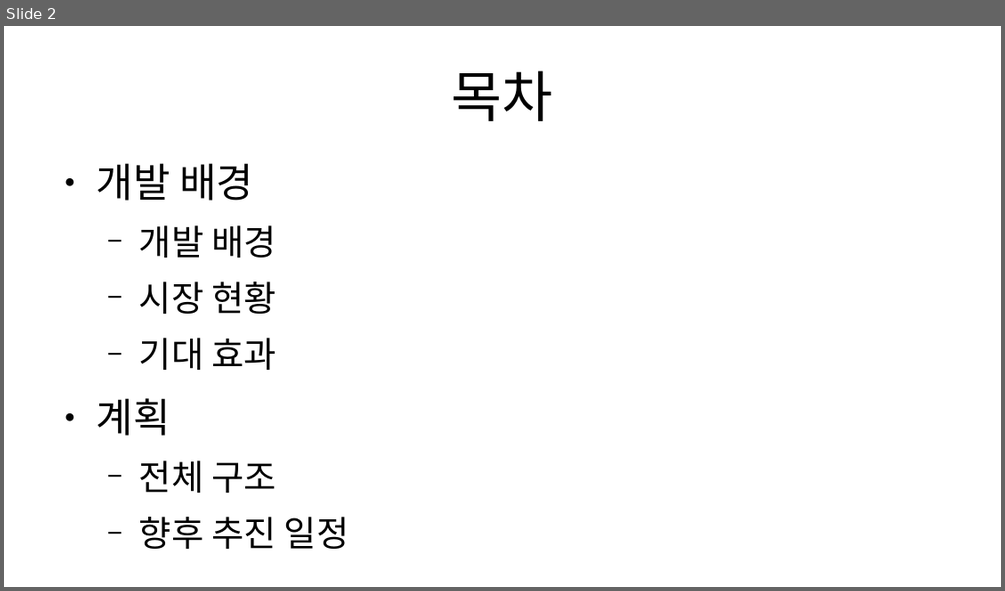
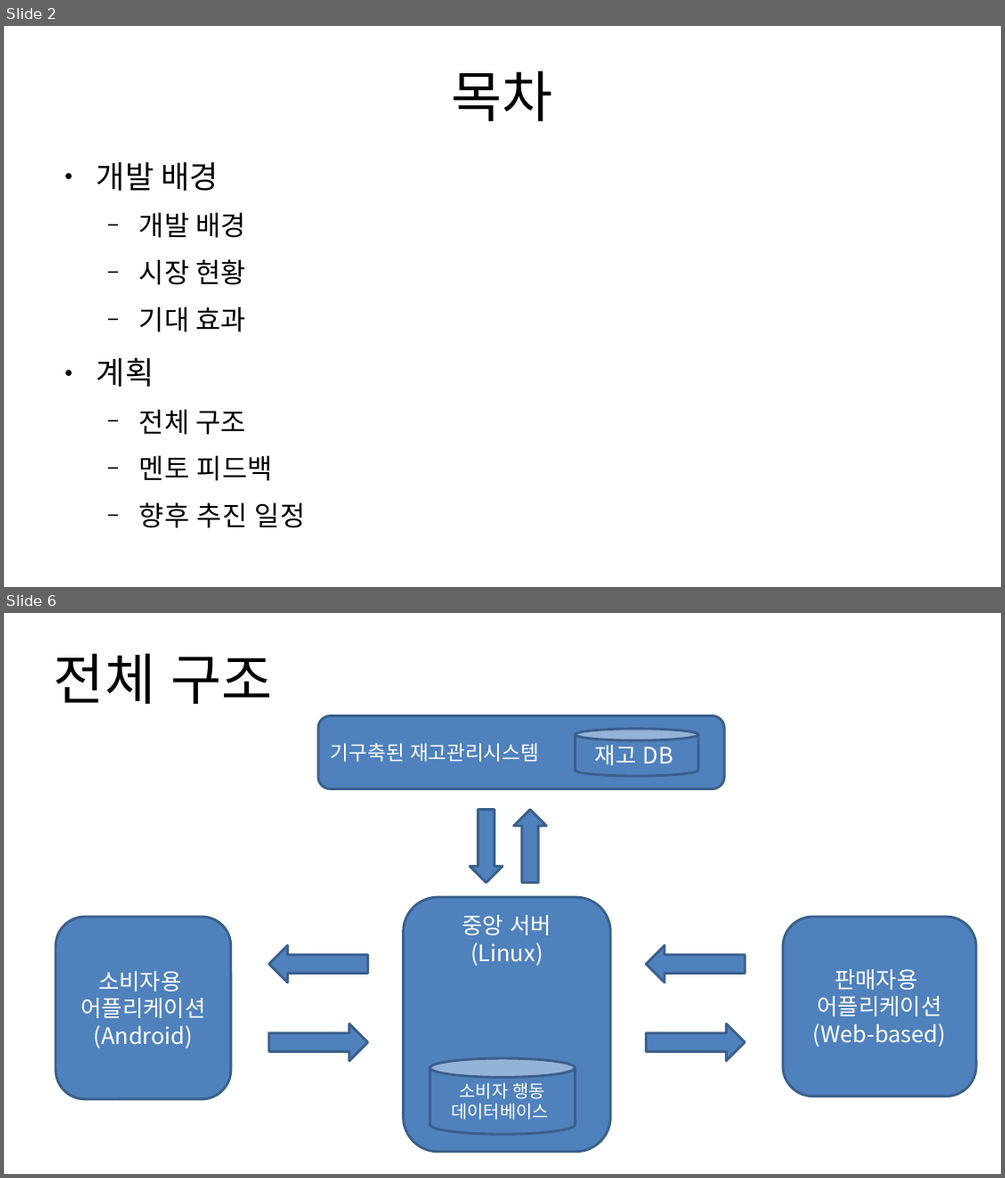
Before and after one commit to BerryWell/CapstoneDesign-2019-02, a slide deck: 발표 자료_3주차.pptx. Shown one above the other, each under a label of ours: slide 2 before the commit, slides 2 and 6 after it; the slides between them are not shown. The pictures are 1005x591 and 1005x1178 pixels, drawn with LibreOffice and Linux fonts; fonts in the diff are those of the drawing. Boxes give left, top, right and bottom in pixels: in the first picture for what was removed or moved away, otherwise in the second. Text is boxed around its words. In the diff, an @@ line names an element or a change of style, - is before the commit and + after.

```diff
--- a/발표 자료_3주차.pptx
+++ b/발표 자료_3주차.pptx
@@ slide 6 added at [4,613,1001,1174], background #FFFFFF @@
@@ title added at [54,653,273,704], 44 pt, text #000000 @@
+전체 구조
@@ rounded rectangle added at [318,716,724,789], fill #4F81BD, outline #3A5F8C 2 pt, 16 pt, text #FFFFFF @@
+기구축된 재고관리시스템
@@ cylinder added at [574,729,698,776], fill #4F81BD, outline #3A5F8C 2 pt, 18 pt, text #FFFFFF @@
+재고 DB
@@ right arrow added at [470,810,503,883], fill #4F81BD, outline #3A5F8C 2 pt @@
@@ right arrow added at [514,810,546,883], fill #4F81BD, outline #3A5F8C 2 pt @@
@@ rounded rectangle added at [404,897,611,1151], fill #4F81BD, outline #3A5F8C 2 pt, 18 pt, text #FFFFFF @@
+중앙 서버
+(Linux)
@@ rounded rectangle added at [56,916,231,1100], fill #4F81BD, outline #3A5F8C 2 pt, 18 pt, text #FFFFFF @@
+소비자용
+어플리케이션
+(Android)
@@ rounded rectangle added at [783,916,977,1096], fill #4F81BD, outline #3A5F8C 2 pt, 18 pt, text #FFFFFF @@
+판매자용
+어플리케이션
+(Web-based)
@@ right arrow added at [269,945,368,982], fill #4F81BD, outline #3A5F8C 2 pt @@
@@ right arrow added at [647,945,744,982], fill #4F81BD, outline #3A5F8C 2 pt @@
@@ right arrow added at [269,1023,368,1061], fill #4F81BD, outline #3A5F8C 2 pt @@
@@ right arrow added at [647,1023,744,1061], fill #4F81BD, outline #3A5F8C 2 pt @@
@@ cylinder added at [430,1058,574,1134], fill #4F81BD, outline #3A5F8C 2 pt, 14 pt, text #FFFFFF @@
+소비자 행동
+데이터베이스
@@ slide 2 changed as well @@
@@ text at [97,162,305,528]: size 32 to 24.8 pt in "개발 배경", "계획"; size 28 to 21.7 pt in "개발 배경", "시장 현황", "기대 효과", "전체 구조" and 1 more places @@
@@ text at [139,455,273,481]: paragraph added @@
+  − 멘토 피드백
```
Also in this commit, not shown: 4 other slides changed, 3 other slides added, 1 other file.
